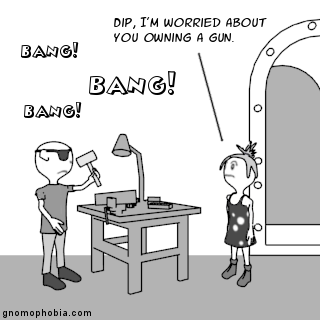
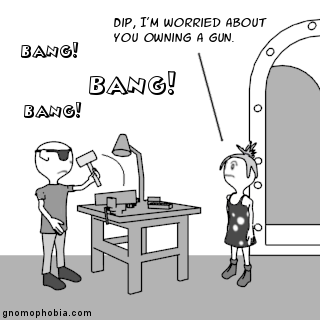
Revision of a layered (320, 320) image; what changed, layer by layer:
painted on "MineCraft_V_01.png" over (x1=101, y1=153, x2=126, y2=187)
